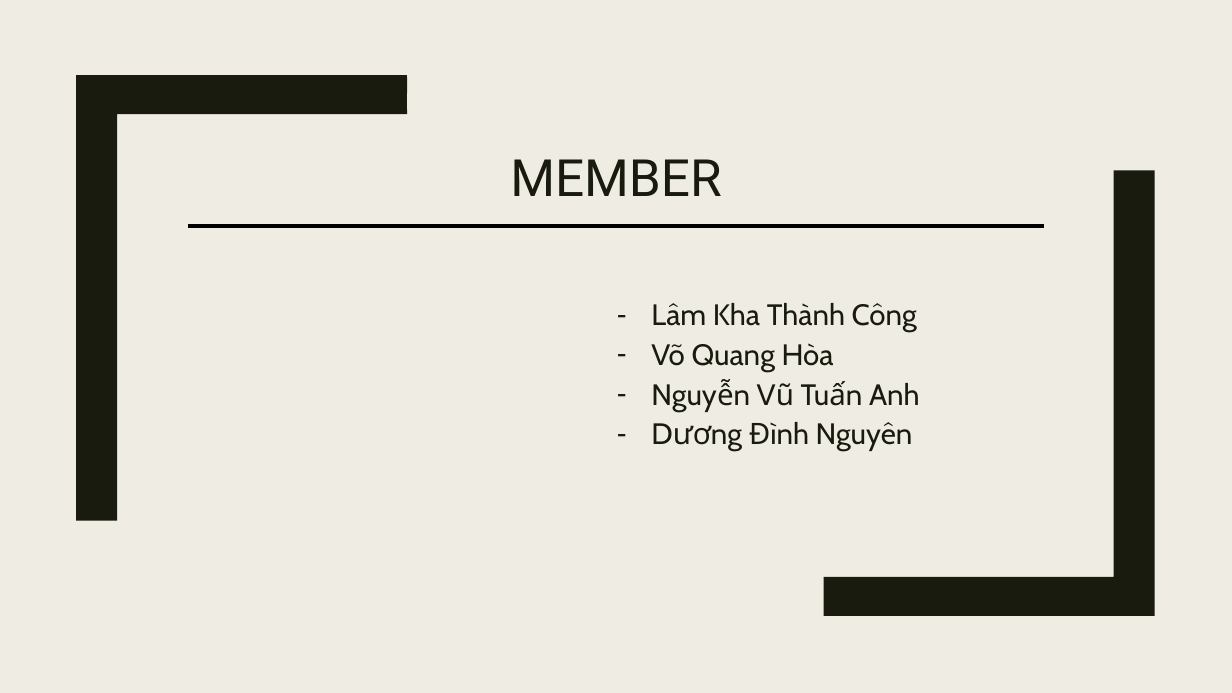
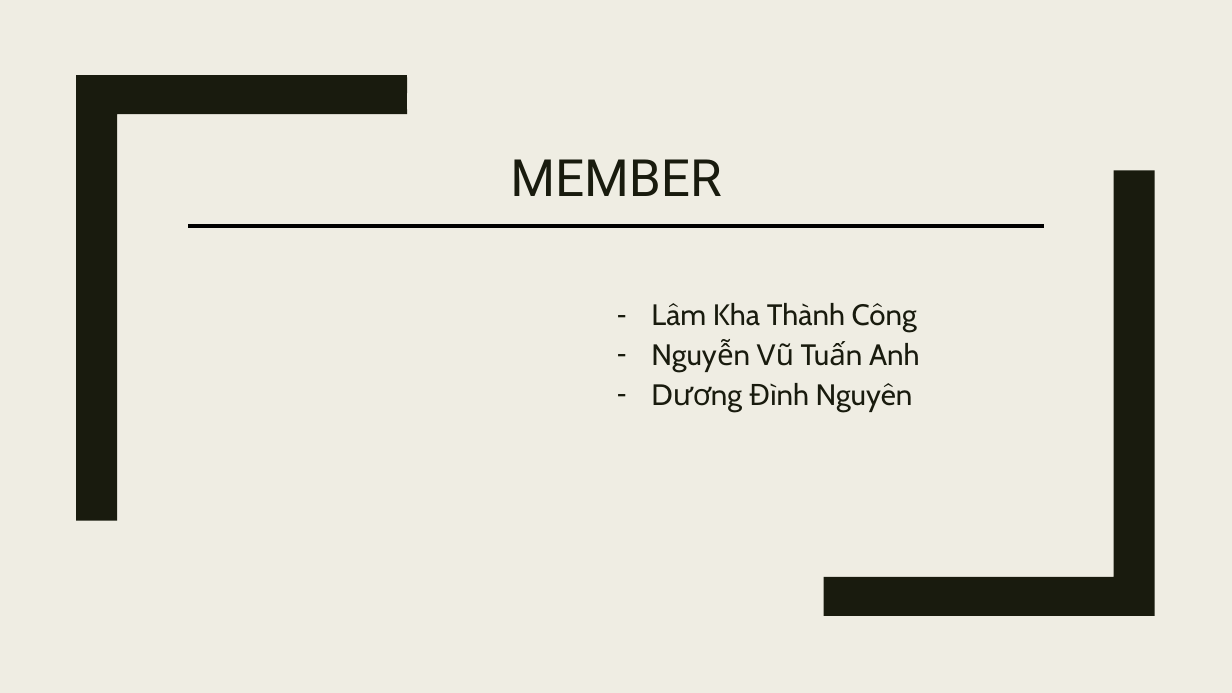
Before and after one commit to anh1901/SE1406_SWD391_Team7_PetCare_ProductDescription, a slide deck: slide 2 of PRM/PETCARE-v5.pptx. Drawn at 1232x693 pixels with LibreOffice and Linux fonts; fonts in the diff are those of the drawing. Boxes give left, top, right and bottom in pixels: in the first picture for what was removed or moved away, otherwise in the second. Text is boxed around its words. In the diff, an @@ line names an element or a change of style, - is before the commit and + after.

Commit message:
Fix PPT v6

```diff
--- a/PRM/PETCARE-v5.pptx
+++ b/PRM/PETCARE-v5.pptx
@@ subtitle at (x1=651, y1=343, x2=834, y2=372): paragraph removed @@
-– Võ Quang Hòa
```
Also in this commit, not shown: 10 other files.
